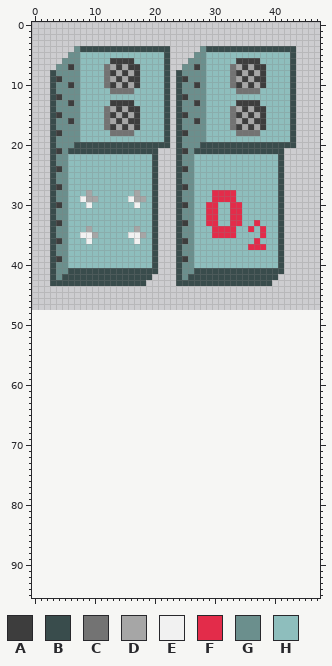
Edited in one commit: sprite sheet (assets/structures/oxygen-generator.png). The picture above is the old version.
The file is 48x48 pixels. Colours within 5 levels of each other are drawn and written as one. The old version is drawn lined up with the new one, on the new canvas.
Palette (. is transparent): A #3d3d3d  B #394c4c  C #737373  D #a6a6a6  E #f1f1f1  F #e32c4a  G #6b8f8d  H #8ebebd
Pixels before (only the part around the change), first column x 0:
39 ...BAGHHHHHHHHHHHHHHB...BAGHHHHHHHHHHHHHHB......
40 ...BGGHHHHHHHHHHHHHHB...BGGHHHHHHHHHHHHHHB......
41 ...BGGBBBBBBBBBBBBBBB...BGGBBBBBBBBBBBBBBB......
42 ...BGBBBBBBBBBBBBBBB....BGBBBBBBBBBBBBBBB.......
43 ...BBBBBBBBBBBBBBBB.....BBBBBBBBBBBBBBBB........
44 ................................................
45 ................................................
46 ................................................
47 ................................................
48 ................................................
49 ................................................
50 ................................................
51 ................................................
52 ................................................
53 ................................................
54 ................................................
55 ................................................
56 ................................................
57 ................................................
58 ................................................
59 ................................................
60 ................................................
61 ................................................
62 ................................................
63 ................................................
64 ................................................
65 ................................................
66 ................................................
67 ................................................
68 ................................................
69 ................................................
70 ................................................
71 ................................................
72 ................................................
73 ................................................
74 ................................................
75 ................................................
76 ................................................
77 ................................................
78 ................................................
79 ................................................
80 ................................................
81 ................................................
82 ................................................
83 ................................................
84 ................................................
85 ................................................
86 ................................................
87 ................................................
88 ................................................
89 ................................................
90 ................................................
91 ................................................
92 ................................................
93 ................................................
94 ................................................
95 ................................................
And afterwards:
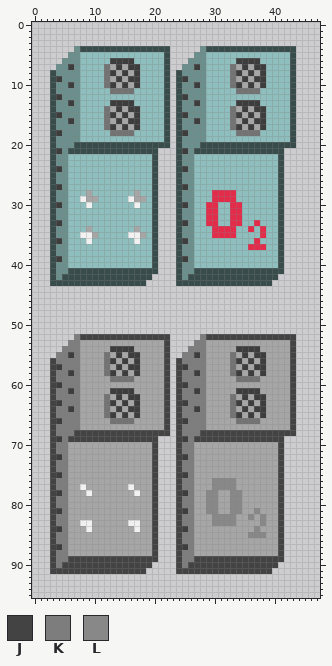
Colours new in this view: J #434343  K #7d7d7d  L #888888
Diff:
canvas 48x48 -> 48x96
y 52: x 7..22 ................ -> KJJJJJJJJJJJJJJJ; x 28..43 ................ -> KJJJJJJJJJJJJJJJ
y 53: x 6..22 ................. -> KKDDDDDDDDDDDDDDJ; x 27..43 ................. -> KKDDDDDDDDDDDDDDJ
y 54: x 5..22 .................. -> KKKDDDDDAAAADDDDDJ; x 26..43 .................. -> KKKDDDDDAAAADDDDDJ
y 55: x 4..22 ................... -> KKAKDDDDCDADAADDDDJ; x 25..43 ................... -> KKAKDDDDCDADAADDDDJ
y 56: x 3..22 .................... -> JKKKKDDDDCADADADDDDJ; x 24..43 .................... -> JKKKKDDDDCADADADDDDJ
y 57: x 3..22 .................... -> JAKKKDDDDCDADAADDDDJ; x 24..43 .................... -> JAKKKDDDDCDADAADDDDJ
y 58: x 3..22 .................... -> JKKAKDDDDCADADADDDDJ; x 24..43 .................... -> JKKAKDDDDCADADADDDDJ
y 59: x 3..22 .................... -> JKKKKDDDDDCCCCDDDDDJ; x 24..43 .................... -> JKKKKDDDDDCCCCDDDDDJ
y 60: x 3..22 .................... -> JAKKKDDDDDDDDDDDDDDJ; x 24..43 .................... -> JAKKKDDDDDDDDDDDDDDJ
y 61: x 3..22 .................... -> JKKAKDDDDDAAAADDDDDJ; x 24..43 .................... -> JKKAKDDDDDAAAADDDDDJ
y 62: x 3..22 .................... -> JKKKKDDDDCDADAADDDDJ; x 24..43 .................... -> JKKKKDDDDCDADAADDDDJ
y 63: x 3..22 .................... -> JAKKKDDDDCADADADDDDJ; x 24..43 .................... -> JAKKKDDDDCADADADDDDJ
y 64: x 3..22 .................... -> JKKAKDDDDCDADAADDDDJ; x 24..43 .................... -> JKKAKDDDDCDADAADDDDJ
y 65: x 3..22 .................... -> JKKKKDDDDCADADADDDDJ; x 24..43 .................... -> JKKKKDDDDCADADADDDDJ
y 66: x 3..22 .................... -> JAKKKDDDDDCCCCDDDDDJ; x 24..43 .................... -> JAKKKDDDDDCCCCDDDDDJ
y 67: x 3..22 .................... -> JKKKKDDDDDDDDDDDDDDJ; x 24..43 .................... -> JKKKKDDDDDDDDDDDDDDJ
y 68: x 3..22 .................... -> JKKKJJJJJJJJJJJJJJJJ; x 24..43 .................... -> JKKKJJJJJJJJJJJJJJJJ
y 69: x 3..20 .................. -> JAKJJJJJJJJJJJJJJJ; x 24..41 .................. -> JAKJJJJJJJJJJJJJJJ
y 70..71: x 3..20 .................. -> JKKDDDDDDDDDDDDDDJ; x 24..41 .................. -> JKKDDDDDDDDDDDDDDJ
y 72: x 3..20 .................. -> JAKDDDDDDDDDDDDDDJ; x 24..41 .................. -> JAKDDDDDDDDDDDDDDJ
y 73..74: x 3..20 .................. -> JKKDDDDDDDDDDDDDDJ; x 24..41 .................. -> JKKDDDDDDDDDDDDDDJ
y 75: x 3..20 .................. -> JAKDDDDDDDDDDDDDDJ; x 24..41 .................. -> JAKDDDDDDDDDDDDDDJ
y 76: x 3..20 .................. -> JKKDDDDDDDDDDDDDDJ; x 24..41 .................. -> JKKDDDLLLLDDDDDDDJ
y 77: x 3..20 .................. -> JKKDDEDDDDDDDEDDDJ; x 24..41 .................. -> JKKDDDLLLLDDDDDDDJ
y 78: x 3..20 .................. -> JAKDDDEDDDDDDDEDDJ; x 24..41 .................. -> JAKDDLLDDLLDDDDDDJ
y 79..80: x 3..20 .................. -> JKKDDDDDDDDDDDDDDJ; x 24..41 .................. -> JKKDDLLDDLLDDDDDDJ
y 81: x 3..20 .................. -> JAKDDDDDDDDDDDDDDJ; x 24..41 .................. -> JAKDDLLDDLLDDLDDDJ
y 82: x 3..20 .................. -> JKKDDDDDDDDDDDDDDJ; x 24..41 .................. -> JKKDDDLLLLDDLDLDDJ
y 83: x 3..20 .................. -> JKKDDEEDDDDDDEEDDJ; x 24..41 .................. -> JKKDDDLLLLDDDDLDDJ
y 84: x 3..20 .................. -> JAKDDDEDDDDDDDEDDJ; x 24..41 .................. -> JAKDDDDDDDDDDLDDDJ
y 85: x 3..20 .................. -> JKKDDDDDDDDDDDDDDJ; x 24..41 .................. -> JKKDDDDDDDDDLLLDDJ
y 86: x 3..20 .................. -> JKKDDDDDDDDDDDDDDJ; x 24..41 .................. -> JKKDDDDDDDDDDDDDDJ
y 87: x 3..20 .................. -> JAKDDDDDDDDDDDDDDJ; x 24..41 .................. -> JAKDDDDDDDDDDDDDDJ
y 88: x 3..20 .................. -> JKKDDDDDDDDDDDDDDJ; x 24..41 .................. -> JKKDDDDDDDDDDDDDDJ
y 89: x 3..20 .................. -> JKKJJJJJJJJJJJJJJJ; x 24..41 .................. -> JKKJJJJJJJJJJJJJJJ
y 90: x 3..19 ................. -> JKJJJJJJJJJJJJJJJ; x 24..40 ................. -> JKJJJJJJJJJJJJJJJ
y 91: x 3..18 ................ -> JJJJJJJJJJJJJJJJ; x 24..39 ................ -> JJJJJJJJJJJJJJJJ
